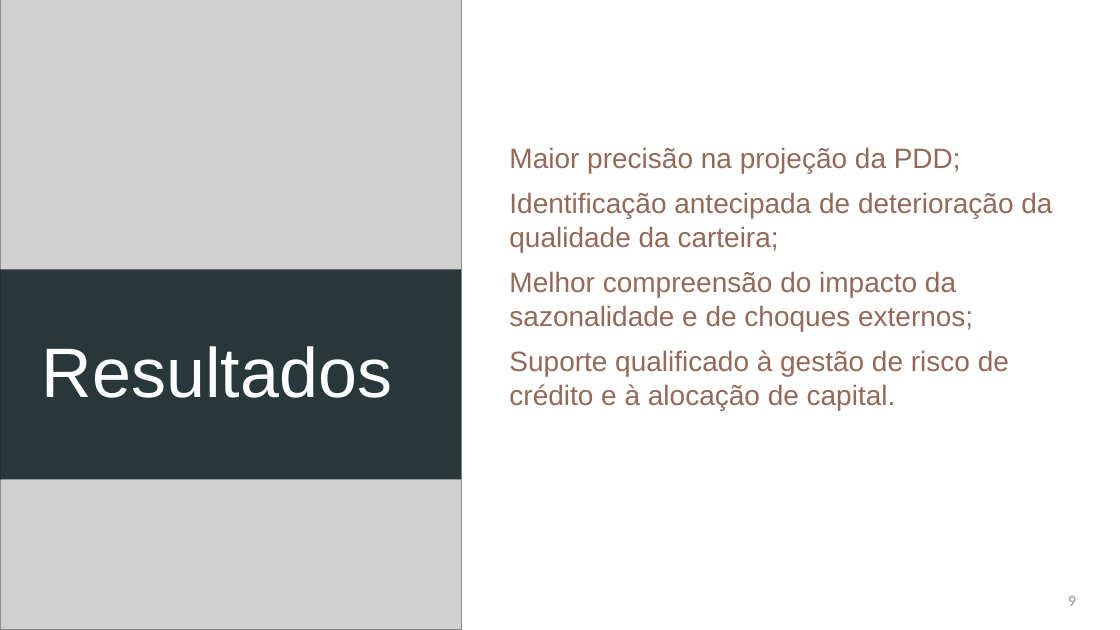
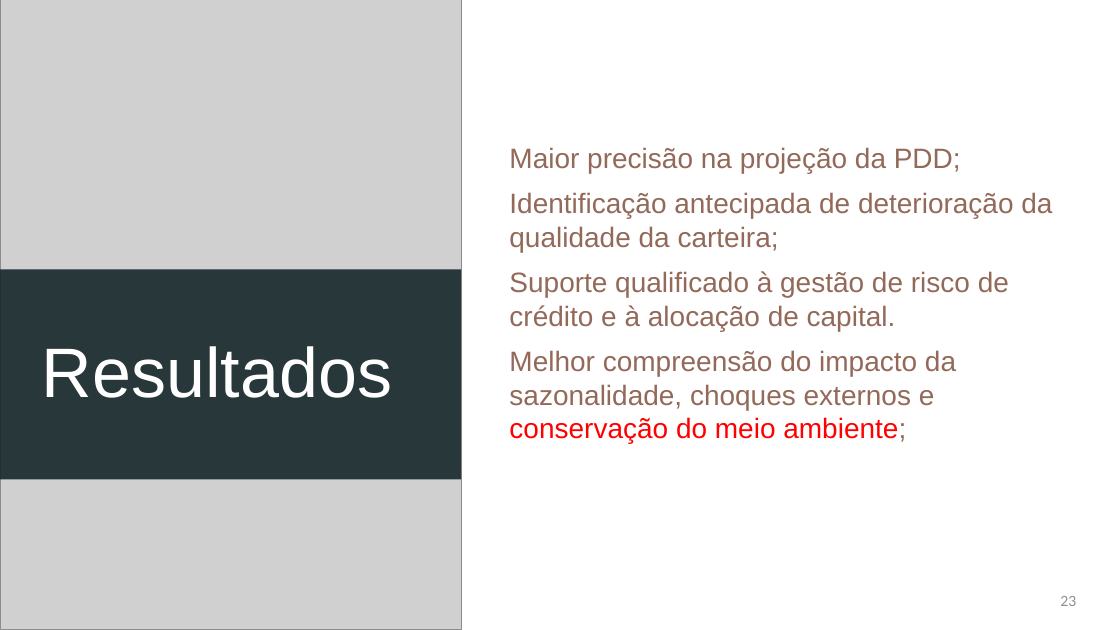
Before and after one commit to devbiadlima/pdd-analytics-etl, a slide deck: slide 23 of apresentacao/Apresentação.pptx (slide 9 before the commit). Drawn at 1120x630 pixels with LibreOffice and Linux fonts; fonts in the diff are those of the drawing; grey boxes stand for pictures. Boxes give left, top, right and bottom in pixels: in the first picture for what was removed or moved away, otherwise in the second. Text is boxed around its words. In the diff, an @@ line names an element or a change of style, - is before the commit and + after.

```diff
--- a/apresentacao/Apresentação.pptx
+++ b/apresentacao/Apresentação.pptx
@@ text at (x1=509, y1=271, x2=973, y2=331): paragraph removed @@
-Melhor compreensão do impacto da sazonalidade e de choques externos;
@@ text at (x1=509, y1=350, x2=956, y2=443): paragraph added @@
+Melhor compreensão do impacto da sazonalidade, choques externos e conservação do meio ambiente;
@@ page number at (x1=1060, y1=596, x2=1076, y2=606): text changed @@
-9
+23
```
Also in this commit, not shown: 1 other slide changed, 17 slides added, 4 slides removed, 1 other file.
